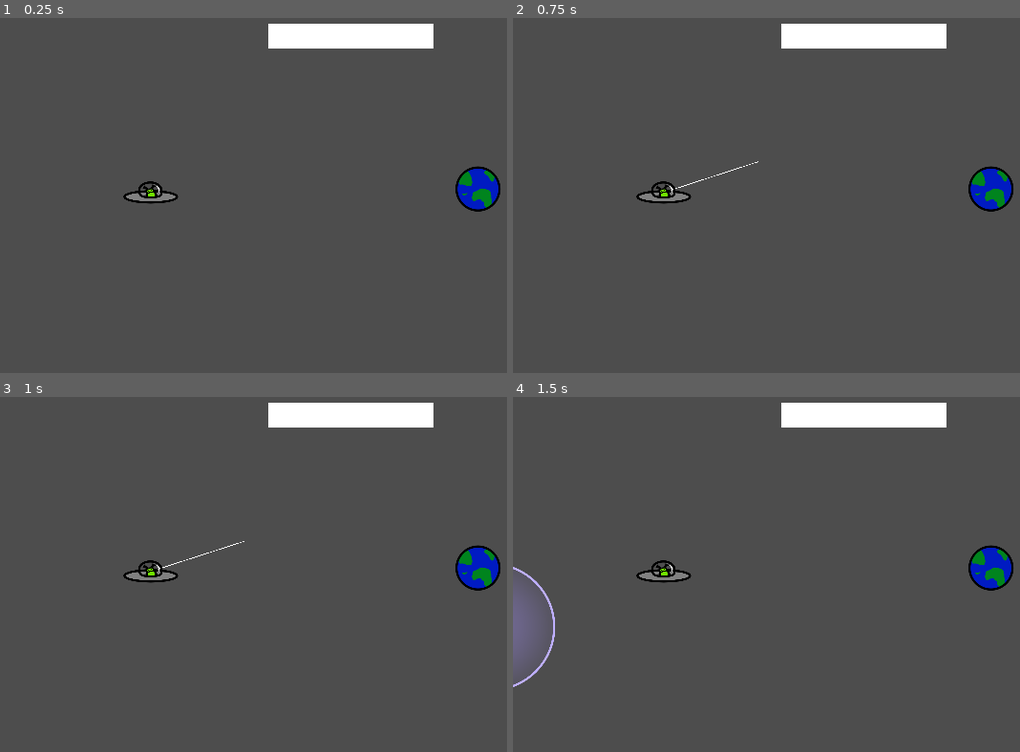
Above: before the commit, frames 1-4 (two rows, left to right).
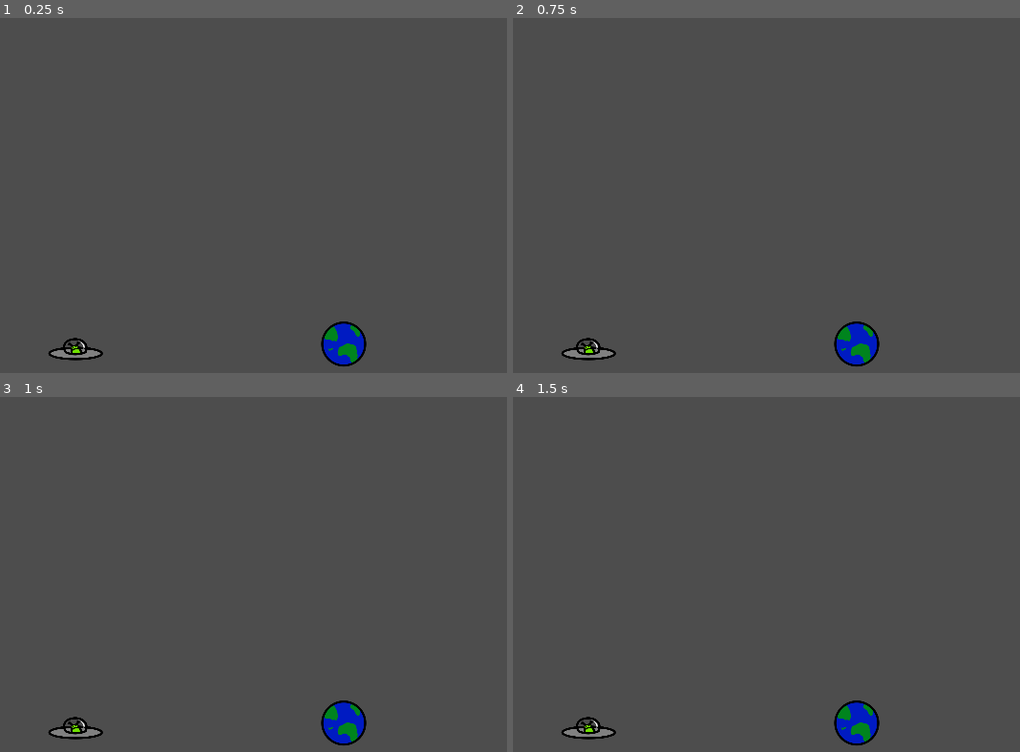
Above: after the commit, the same moments.

Repository: Afterglow375/godot_jam_03
Game: Godot game, scene res://scenes/levels/level_one.tscn
Same seed, same stepped clock (60 frames per second), same inputs: the game is played once before the commit and once after it. This scene is started directly instead of the project's main scene.
Inputs (mouse positions are in pixels of both pictures, inside the frame that each line leads up to):
- Up to frame 1 (0.25 s): no input
- Up to frame 2 (0.75 s): tap Enter at 0.5 s; drag from (665, 191) to (969, 92) at 0.52 s
- Up to frame 3 (1 s): no input
- Up to frame 4 (1.5 s): drag from (741, 588) to (857, 652) at 1.27 s

The runs differ from the first frame. In frame 1, 4.8% of the frame differs, in the area x 9-99%, y 1-99%; in frame 2, 4.9%; in frame 3, 4.9%; in frame 4, 6.6%, in the area x 0-99%, y 1-99%.

Commit message:
Added walls to level_one

Diff:
--- a/scenes/levels/level_one.tscn
+++ b/scenes/levels/level_one.tscn
@@ -8,30 +8,79 @@
 bounce = 1.0
 
 [sub_resource type="RectangleShape2D" id="RectangleShape2D_mp8fg"]
-size = Vector2(824, 124)
+size = Vector2(3813.63, 79)
+
+[sub_resource type="RectangleShape2D" id="RectangleShape2D_ab1l3"]
+size = Vector2(78.4575, 2160)
 
 [node name="Main" type="Node"]
 
 [node name="Spaceship" parent="." instance=ExtResource("1_5j86u")]
-position = Vector2(758, 1103)
+position = Vector2(380, 1891)
 
 [node name="Earth" parent="." instance=ExtResource("2_8coyu")]
-position = Vector2(2403, 1086)
+position = Vector2(1728, 1866)
 linear_damp = 1.0
 
 [node name="ColorRect" type="ColorRect" parent="."]
-offset_left = 1348.0
-offset_top = 253.0
-offset_right = 2172.0
-offset_bottom = 377.0
+offset_top = -79.0
+offset_right = 3814.0
 scale = Vector2(1.00691, 1)
 
 [node name="StaticBody2D" type="StaticBody2D" parent="ColorRect"]
-collision_layer = 2
+collision_layer = 3
 collision_mask = 2
 physics_material_override = SubResource("PhysicsMaterial_cpj0v")
 metadata/_edit_group_ = true
 
 [node name="CollisionShape2D" type="CollisionShape2D" parent="ColorRect/StaticBody2D"]
-position = Vector2(412, 62)
+position = Vector2(1906.82, 39.5)
 shape = SubResource("RectangleShape2D_mp8fg")
+
+[node name="ColorRect2" type="ColorRect" parent="."]
+offset_top = 2160.0
+offset_right = 3814.0
+offset_bottom = 2239.0
+scale = Vector2(1.00691, 1)
+
+[node name="StaticBody2D" type="StaticBody2D" parent="ColorRect2"]
+collision_layer = 3
+collision_mask = 2
+physics_material_override = SubResource("PhysicsMaterial_cpj0v")
+metadata/_edit_group_ = true
+
+[node name="CollisionShape2D" type="CollisionShape2D" parent="ColorRect2/StaticBody2D"]
+position = Vector2(1906.82, 39.5)
+shape = SubResource("RectangleShape2D_mp8fg")
+
+[node name="ColorRect3" type="ColorRect" parent="."]
+offset_left = -80.0
+offset_top = -1.0
+offset_right = -1.0
+offset_bottom = 2200.0
+scale = Vector2(1.00691, 1)
+
+[node name="StaticBody2D" type="StaticBody2D" parent="ColorRect3"]
+collision_layer = 3
+collision_mask = 2
+physics_material_override = SubResource("PhysicsMaterial_cpj0v")
+
+[node name="CollisionShape2D2" type="CollisionShape2D" parent="ColorRect3/StaticBody2D"]
+position = Vector2(39.2288, 1081)
+shape = SubResource("RectangleShape2D_ab1l3")
+
+[node name="ColorRect4" type="ColorRect" parent="."]
+offset_left = 3840.0
+offset_top = -1.0
+offset_right = 3919.0
+offset_bottom = 2200.0
+scale = Vector2(1.00691, 1)
+
+[node name="StaticBody2D" type="StaticBody2D" parent="ColorRect4"]
+collision_layer = 3
+collision_mask = 2
+physics_material_override = SubResource("PhysicsMaterial_cpj0v")
+
+[node name="CollisionShape2D2" type="CollisionShape2D" parent="ColorRect4/StaticBody2D"]
+position = Vector2(39.2288, 1081)
+shape = SubResource("RectangleShape2D_ab1l3")
Not shown: 1 places in scenes/levels/level_one.tscn that only renumber resources
